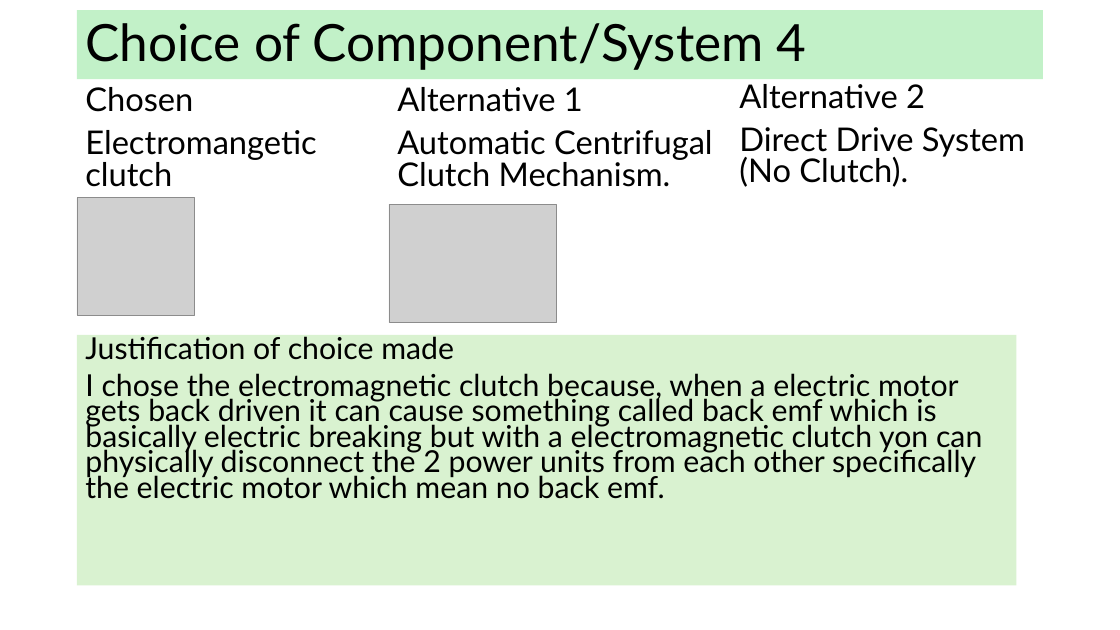
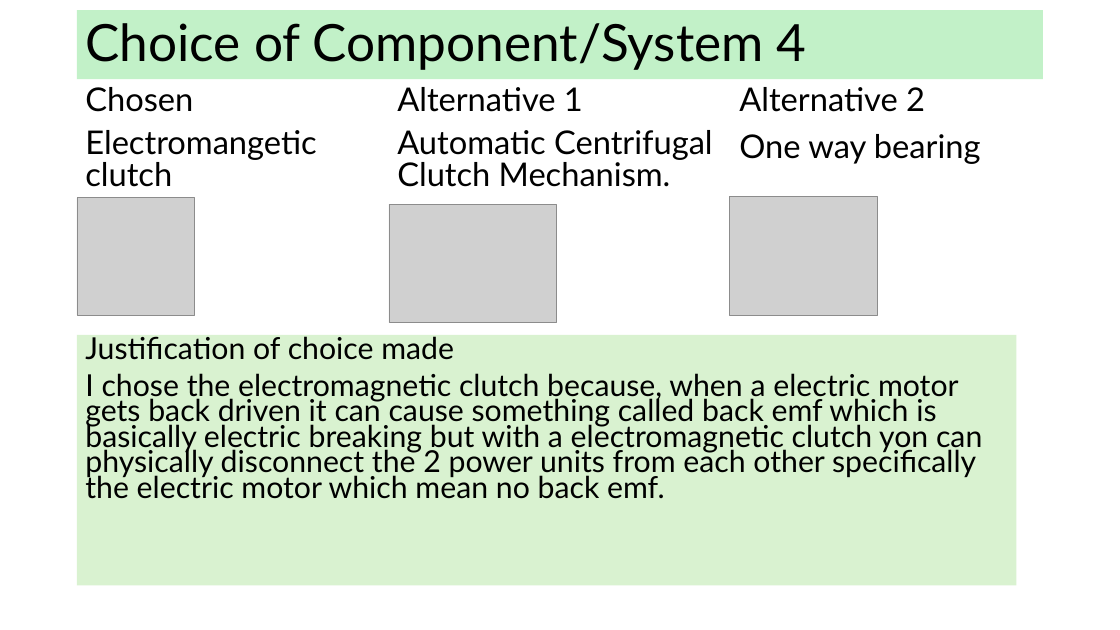
Before and after one commit to Heinrich70/Heinrich-13-Di-70cc-hybrid-pitbike, a slide deck: slide 20 of AS91904 Electronics Heinrich Venter.pptx. Drawn at 1120x630 pixels with LibreOffice and Linux fonts; fonts in the diff are those of the drawing; grey boxes stand for pictures. Boxes give left, top, right and bottom in pixels: in the first picture for what was removed or moved away, otherwise in the second. Text is boxed around its words. In the diff, an @@ line names an element or a change of style, - is before the commit and + after.

```diff
--- a/AS91904 Electronics Heinrich Venter.pptx
+++ b/AS91904 Electronics Heinrich Venter.pptx
@@ text at (739, 87, 925, 112): line spacing 0.8 to 0.9 @@
@@ text at (739, 134, 981, 164): text changed @@
-Direct Drive System (No Clutch).
+One way bearing
@@ picture added at (730, 197, 878, 315) @@
```
Also in this commit, not shown: 1 other slide changed, 1 other file.
